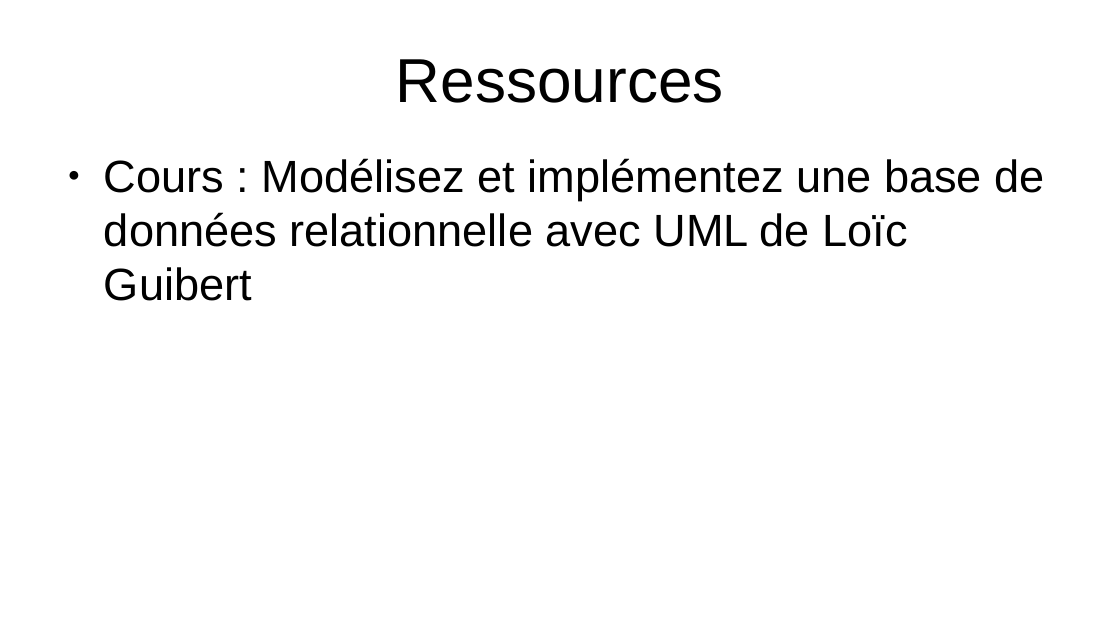
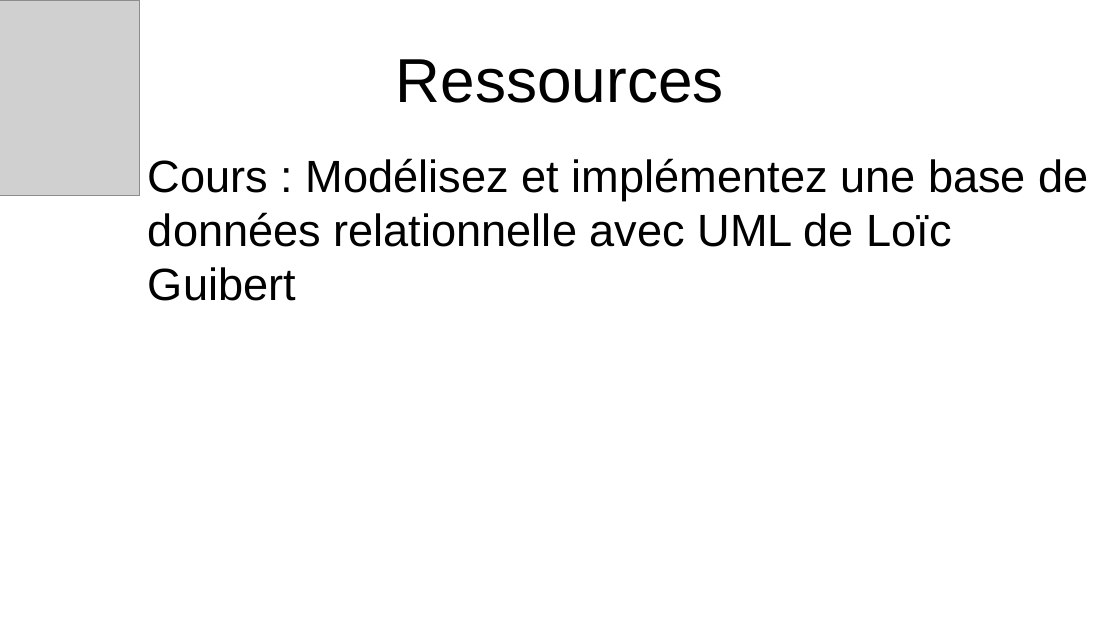
Before and after one commit to jbbaillet85/OCpizzas, a slide deck: slide 10 of documentation/Présentation technique.odp. Drawn at 1120x630 pixels with LibreOffice and Linux fonts; fonts in the diff are those of the drawing; grey boxes stand for pictures; background and template pictures are left out. Boxes give left, top, right and bottom in pixels: in the first picture for what was removed or moved away, otherwise in the second. Text is boxed around its words. In the diff, an @@ line names an element or a change of style, - is before the commit and + after.

```diff
--- a/documentation/Présentation technique.odp
+++ b/documentation/Présentation technique.odp
@@ picture added at (x1=0, y1=0, x2=140, y2=195) @@
@@ text "Cours : Modélisez et implémentez ..." moved from (x1=104, y1=158, x2=1045, y2=301) to (x1=148, y1=158, x2=1089, y2=301) @@
```
Also in this commit, not shown: 7 other slides changed, 3 slides added, 3 slides removed, 2 other files.
